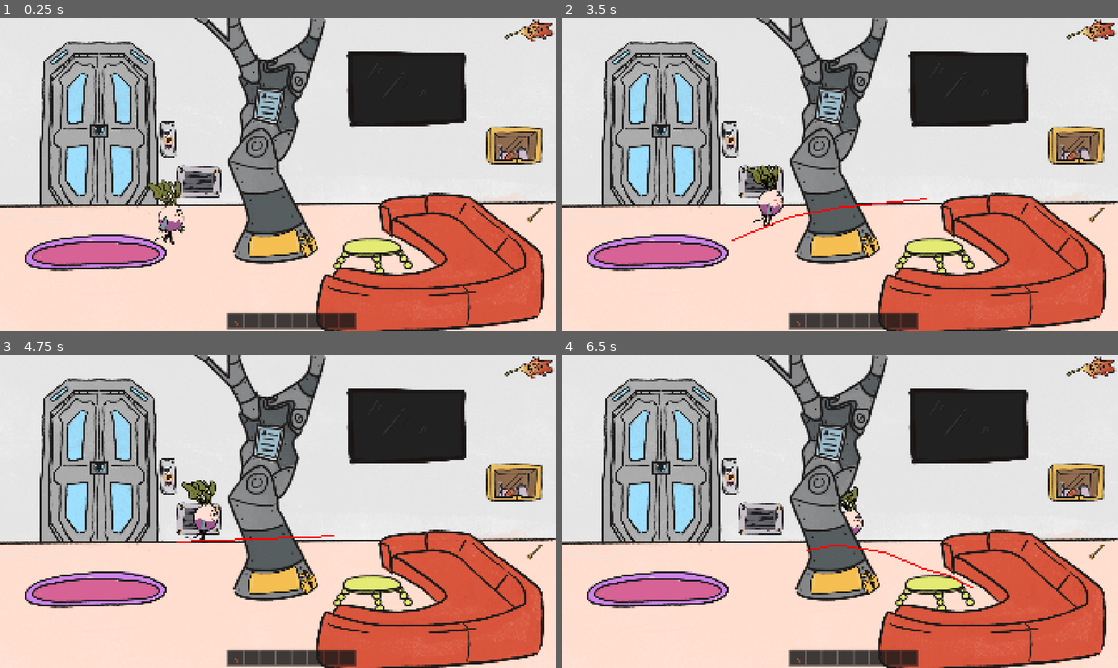
Above: before the commit, frames 1-4 (two rows, left to right).
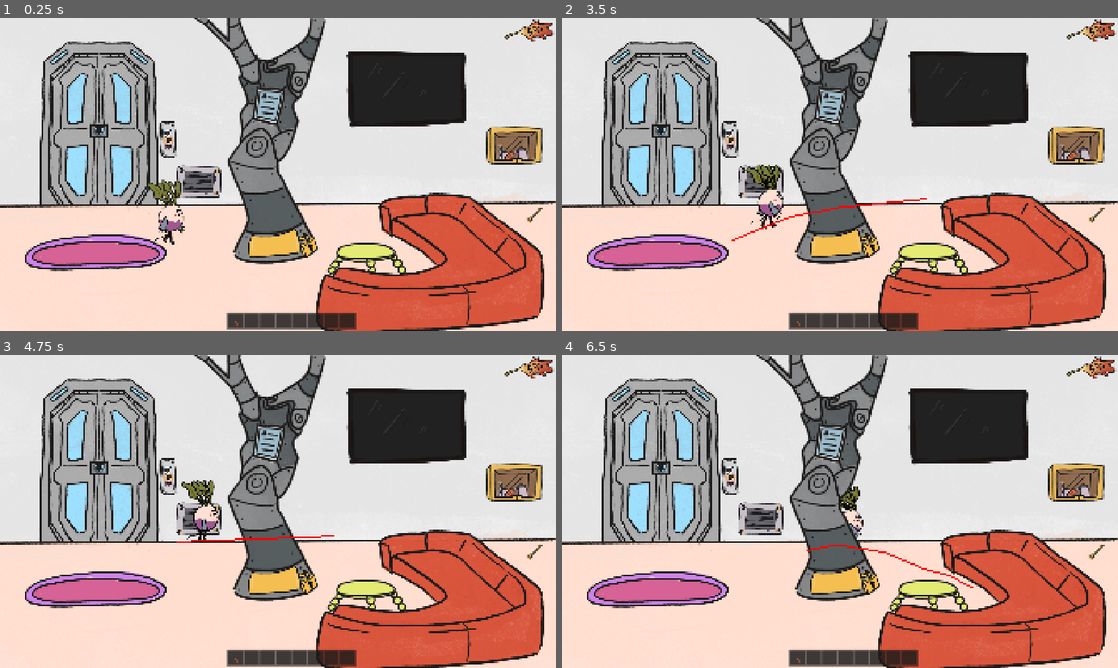
Above: after the commit, the same moments.

Repository: s0lst1ce/microjam60
Game: Godot game, scene res://main.tscn
Same seed, same stepped clock (60 frames per second), same inputs: the game is played once before the commit and once after it.
Inputs (mouse positions are in pixels of both pictures, inside the frame that each line leads up to):
- Up to frame 1 (0.25 s): no input
- Up to frame 2 (3.5 s): click (1090, 30) at 0.5 s; click (1090, 30) at 1.25 s; click (1090, 30) at 2 s; tap Enter at 2.75 s; move the mouse to (962, 158) at 2.77 s; press the mouse at (962, 158) at 2.78 s
- Up to frame 3 (4.75 s): move the mouse to (166, 527) at 3.52 s; release the mouse at (166, 527) at 3.53 s; click (166, 527) at 3.6 s; move the mouse to (333, 442) at 4.27 s; press the mouse at (333, 442) at 4.28 s
- Up to frame 4 (6.5 s): move the mouse to (812, 574) at 5.02 s; release the mouse at (812, 574) at 5.03 s; click (812, 574) at 5.1 s; move the mouse to (1006, 558) at 5.77 s; press the mouse at (1006, 558) at 5.78 s

The runs differ from the first frame. In frame 1, 0.9% of the frame differs, in the area x 58-75%, y 70-82%; in frame 2, 1.2%, in the area x 33-75%, y 46-82%; in frame 3, 1.2%; in frame 4, 1.1%.

Commit message:
fix: many things

Diff:
--- a/magpie_lounge_future.tscn
+++ b/magpie_lounge_future.tscn
@@ -79,7 +79,7 @@
 [node name="Table" type="Sprite2D" parent="." unique_id=1189978962]
 z_index = -1
 y_sort_enabled = true
-position = Vector2(1286, 891)
+position = Vector2(1265.0001, 907)
 scale = Vector2(1.485431, 1.485431)
 texture = ExtResource("9_jmdqa")
 offset = Vector2(0, -45)
@@ -181,9 +181,9 @@
 metadata/_custom_type_script = "uid://bkm1dmqxvno4w"
 
 [node name="TvColoredButton2" type="TextureRect" parent="." unique_id=1052362826]
-offset_left = 1506.0
-offset_top = 280.5
-offset_right = 1556.0
+offset_left = 1339.0
+offset_top = 280.5
+offset_right = 1389.0
 offset_bottom = 330.5
 texture = ExtResource("18_aai37")
 script = ExtResource("18_o4wqt")
@@ -201,9 +201,9 @@
 metadata/_custom_type_script = "uid://bkm1dmqxvno4w"
 
 [node name="TvColoredButton4" type="TextureRect" parent="." unique_id=368298179]
-offset_left = 1337.0
-offset_top = 280.5
-offset_right = 1387.0
+offset_left = 1510.0
+offset_top = 280.5
+offset_right = 1560.0
 offset_bottom = 330.5
 texture = ExtResource("18_aai37")
 script = ExtResource("18_o4wqt")
--- a/player.tscn
+++ b/player.tscn
@@ -27,9 +27,9 @@
 
 [sub_resource type="Animation" id="Animation_hqtel"]
 resource_name = "walk"
-length = 0.875
+length = 1.1428714796617627
 loop_mode = 1
-step = 1.0
+step = 0.14285715
 tracks/0/type = "value"
 tracks/0/imported = false
 tracks/0/enabled = true
@@ -37,10 +37,10 @@
 tracks/0/interp = 1
 tracks/0/loop_wrap = true
 tracks/0/keys = {
-"times": PackedFloat32Array(0, 0.125, 0.25, 0.375, 0.5, 0.625, 0.75),
-"transitions": PackedFloat32Array(1, 1, 1, 1, 1, 1, 1),
+"times": PackedFloat32Array(0, 0.14285715, 0.2857143, 0.42857146, 0.5714286, 0.71428573, 0.8571429, 1),
+"transitions": PackedFloat32Array(1, 1, 1, 1, 1, 1, 1, 1),
 "update": 1,
-"values": [0, 1, 2, 3, 4, 5, 6]
+"values": [0, 1, 2, 3, 4, 5, 6, 7]
 }
 
 [sub_resource type="AnimationLibrary" id="AnimationLibrary_sweqy"]
@@ -65,6 +65,7 @@
 texture = ExtResource("2_onrkg")
 offset = Vector2(0, -120)
 hframes = 8
+frame = 6
 
 [node name="NavigationAgent2D" type="NavigationAgent2D" parent="." unique_id=1382074011]
 radius = 50.0
--- a/squirrel_bedroom_future.tscn
+++ b/squirrel_bedroom_future.tscn
@@ -73,6 +73,7 @@
 metadata/_custom_type_script = "uid://cg47jubodtsch"
 
 [node name="Furnitures" type="Node2D" parent="." unique_id=386312926]
+y_sort_enabled = true
 
 [node name="HolographicDesk" type="Sprite2D" parent="Furnitures" unique_id=1897365161]
 z_index = -1
